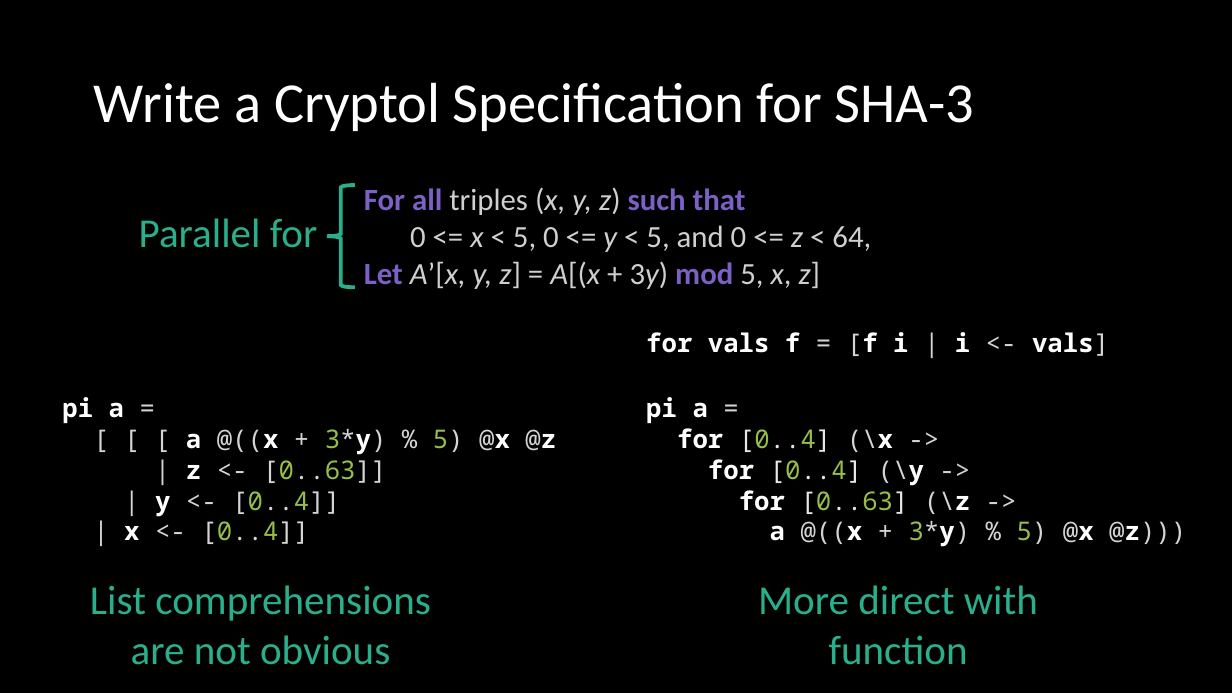
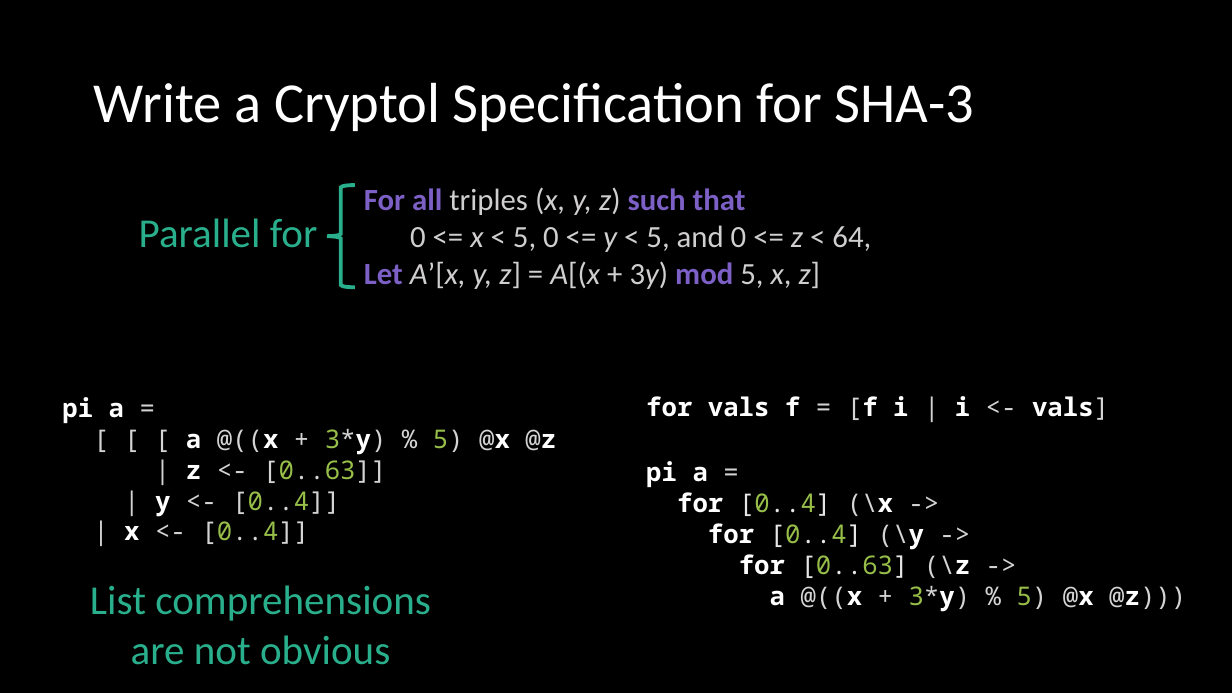
Before and after one commit to ericmercer/sha3-verification, a slide deck: slide 10 of presentation/SPIN2022.pptx. Drawn at 1232x693 pixels with LibreOffice and Linux fonts; fonts in the diff are those of the drawing. Boxes give left, top, right and bottom in pixels: in the first picture for what was removed or moved away, otherwise in the second. Text is boxed around its words. In the diff, an @@ line names an element or a change of style, - is before the commit and + after.

```diff
--- a/presentation/SPIN2022.pptx
+++ b/presentation/SPIN2022.pptx
@@ text "for vals f = [f ...": place and size @@
-text "for vals f = [f ..." at <box>646,332,1109,356</box>
+text "for vals f = [f ..." at <box>646,396,1109,420</box>
@@ text "pi a =": place and size @@
-text "pi a =" at <box>646,397,1186,547</box>
+text "pi a =" at <box>646,461,1186,612</box>
@@ text removed at <box>758,585,1038,665</box> @@
-More direct with function
```
Also in this commit, not shown: 8 other slides changed, 3 slides added.
